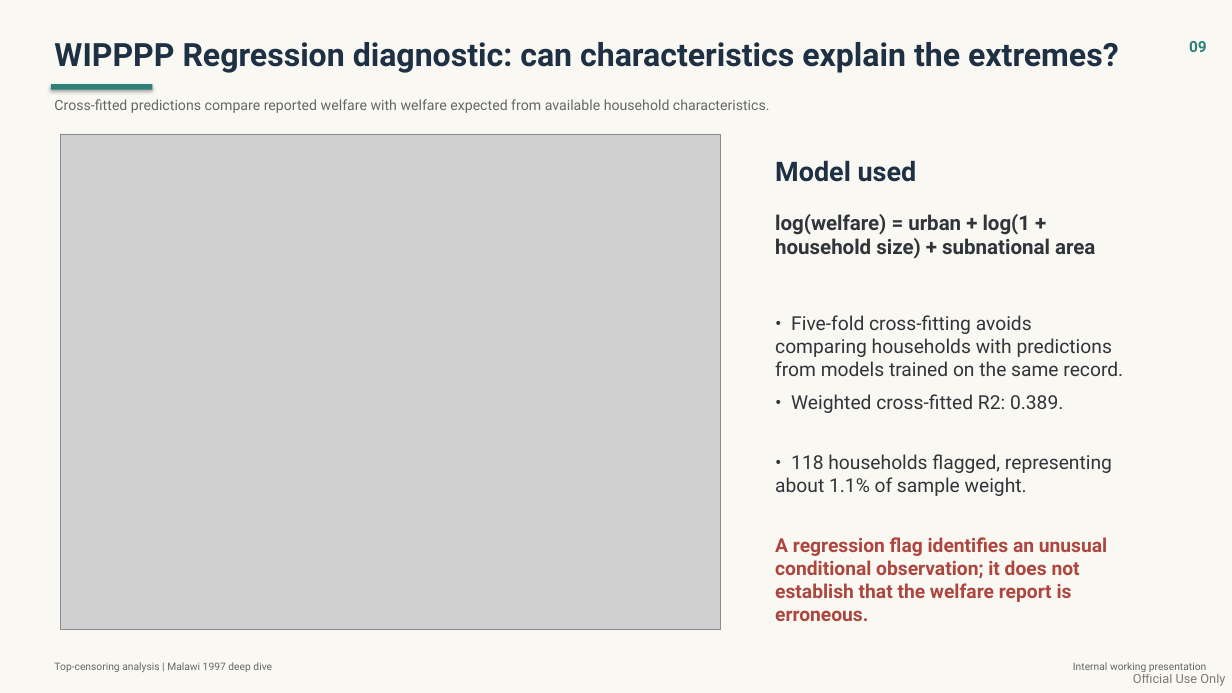
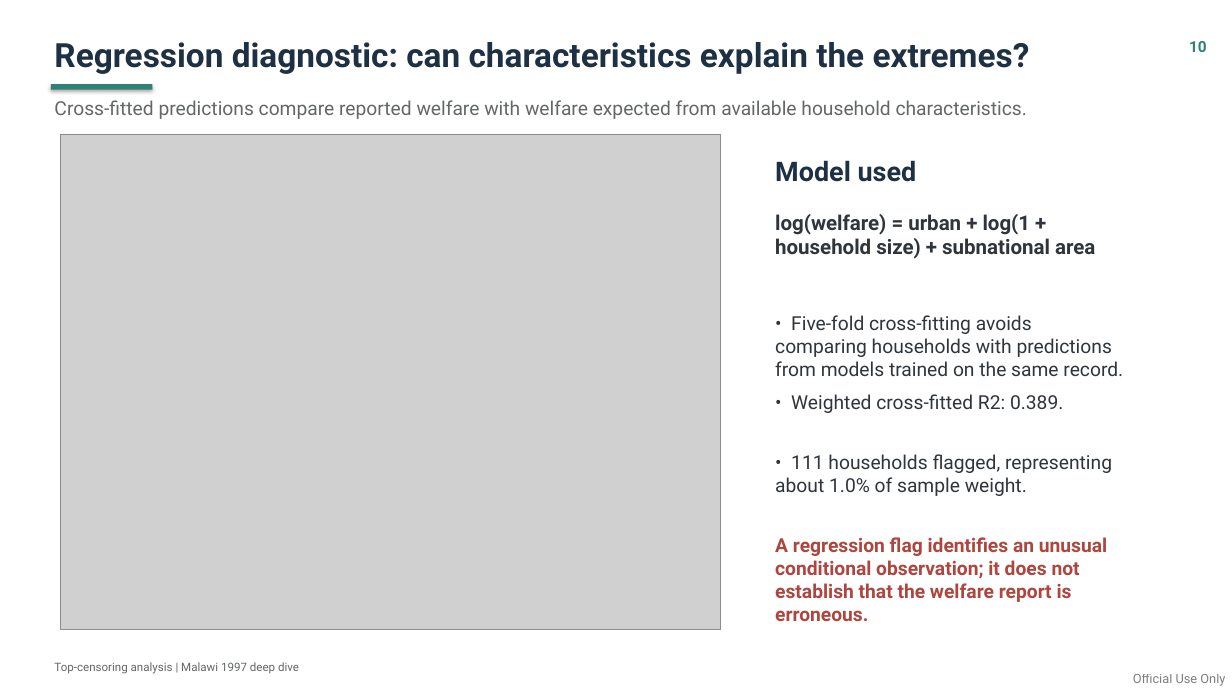
Before and after one commit to daniavayu/bindata_check, a slide deck: slide 11 of top_censoring/top_censoring_slides.pptx (slide 10 before the commit). Drawn at 1232x693 pixels with LibreOffice and Linux fonts; fonts in the diff are those of the drawing; grey boxes stand for pictures. Boxes give left, top, right and bottom in pixels: in the first picture for what was removed or moved away, otherwise in the second. Text is boxed around its words. In the diff, an @@ line names an element or a change of style, - is before the commit and + after.

Commit message:
Clean generated analysis outputs

```diff
--- a/top_censoring/top_censoring_slides.pptx
+++ b/top_censoring/top_censoring_slides.pptx
@@ background #FAF8F3 to #FFFFFF @@
@@ text at (54, 42, 1030, 74): text changed; size 25 to 26 pt @@
-WIPPPP Regression diagnostic: can characteristics explain the extremes?
+Regression diagnostic: can characteristics explain the extremes?
@@ text at (1189, 41, 1207, 52): text changed @@
-09
+10
@@ text "Cross-fitted predictions compare reported welfare ..." at (54, 100, 1027, 119): size 11 to 15 pt @@
@@ text at (775, 454, 1112, 496): text changed @@
-• 118 households flagged, representing about 1.1% of sample weight.
+• 111 households flagged, representing about 1.0% of sample weight.
@@ text "Top-censoring analysis | Malawi 1997 ..." at (54, 662, 299, 674): size 8 to 9 pt @@
@@ text removed at (1073, 662, 1206, 672) @@
-Internal working presentation
```
Also in this commit, not shown: 8 other slides changed, 4 slides added, 2 slides removed, 27 other files.
